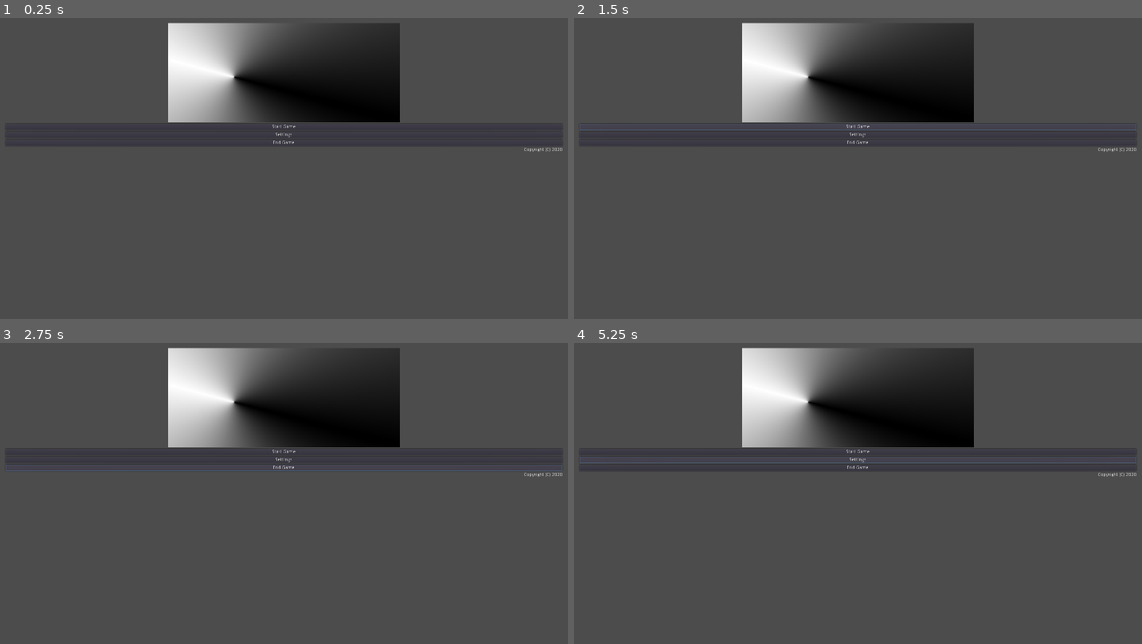
Above: before the commit, frames 1-4 (two rows, left to right).
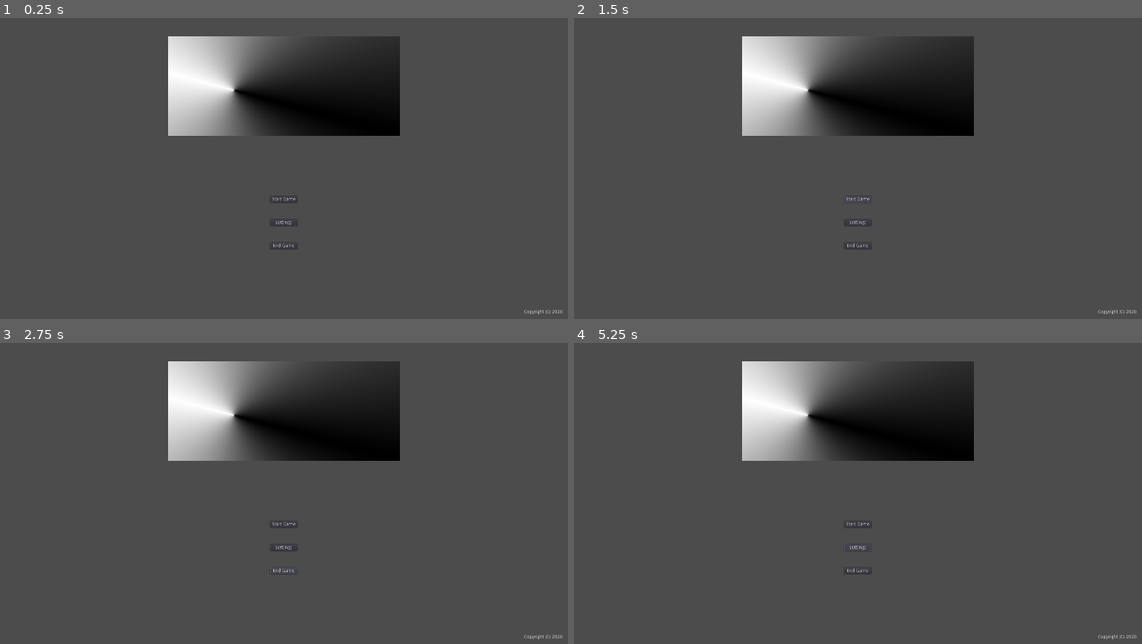
Above: after the commit, the same moments.

Repository: CasualYT31/aimbooster
Game: Godot game, scene res://MainMenu.tscn
The game is run twice, just before and just after one commit, with the same random seed, the same clock (stepped at 60 frames per second) and the same inputs. The project has no main scene, so this scene is started directly.
Inputs:
- Up to frame 1 (0.25 s): no input
- Up to frame 2 (1.5 s): click "Start Game" at 0.5 s; click "Start Game" at 1.25 s
- Up to frame 3 (2.75 s): click "End Game" at 2 s
- Up to frame 4 (5.25 s): click "End Game" at 2.75 s; click "Start Game" at 3.5 s; click "End Game" at 4.25 s; click "Settings" at 5 s

The runs differ from the first frame. In frame 1, 4.6% of the frame differs, in the area x 15-100%, y 1-99%; in frame 2, 5.0%; in frame 3, 5.0%, in the area x 0-100%, y 1-99%; in frame 4, 5.0%.

Commit message:
Basic main menu layout done, requires font.

Diff:
--- a/MainMenu.tscn
+++ b/MainMenu.tscn
@@ -13,18 +13,18 @@
 anchor_right = 1.0
 anchor_bottom = 1.0
 custom_constants/margin_right = 120
-custom_constants/margin_top = 80
+custom_constants/margin_top = 120
 custom_constants/margin_left = 120
-custom_constants/margin_bottom = 80
+custom_constants/margin_bottom = 120
 __meta__ = {
 "_edit_use_anchors_": false
 }
 
 [node name="VBoxContainer" type="VBoxContainer" parent="MarginContainer"]
 margin_left = 120.0
-margin_top = 80.0
+margin_top = 120.0
 margin_right = 1800.0
-margin_bottom = 1000.0
+margin_bottom = 960.0
 
 [node name="CenterContainer" type="CenterContainer" parent="MarginContainer/VBoxContainer"]
 margin_right = 1680.0
@@ -37,31 +37,37 @@
 texture = ExtResource( 1 )
 
 [node name="VBoxContainer" type="VBoxContainer" parent="MarginContainer/VBoxContainer"]
+margin_left = 798.0
 margin_top = 304.0
-margin_right = 1680.0
-margin_bottom = 372.0
+margin_right = 881.0
+margin_bottom = 822.0
+size_flags_horizontal = 4
+size_flags_vertical = 3
+custom_constants/separation = 50
+alignment = 1
 
 [node name="StartGame" type="Button" parent="MarginContainer/VBoxContainer/VBoxContainer"]
-margin_right = 1680.0
-margin_bottom = 20.0
+margin_top = 179.0
+margin_right = 83.0
+margin_bottom = 199.0
 text = "Start Game"
 
 [node name="Settings" type="Button" parent="MarginContainer/VBoxContainer/VBoxContainer"]
-margin_top = 24.0
-margin_right = 1680.0
-margin_bottom = 44.0
+margin_top = 249.0
+margin_right = 83.0
+margin_bottom = 269.0
 text = "Settings"
 
 [node name="EndGame" type="Button" parent="MarginContainer/VBoxContainer/VBoxContainer"]
-margin_top = 48.0
-margin_right = 1680.0
-margin_bottom = 68.0
+margin_top = 319.0
+margin_right = 83.0
+margin_bottom = 339.0
 text = "End Game"
 
 [node name="MarginContainer" type="MarginContainer" parent="MarginContainer/VBoxContainer"]
-margin_top = 376.0
+margin_top = 826.0
 margin_right = 1680.0
-margin_bottom = 390.0
+margin_bottom = 840.0
 
 [node name="CopyrightLabel" type="Label" parent="MarginContainer/VBoxContainer/MarginContainer"]
 margin_right = 1680.0
